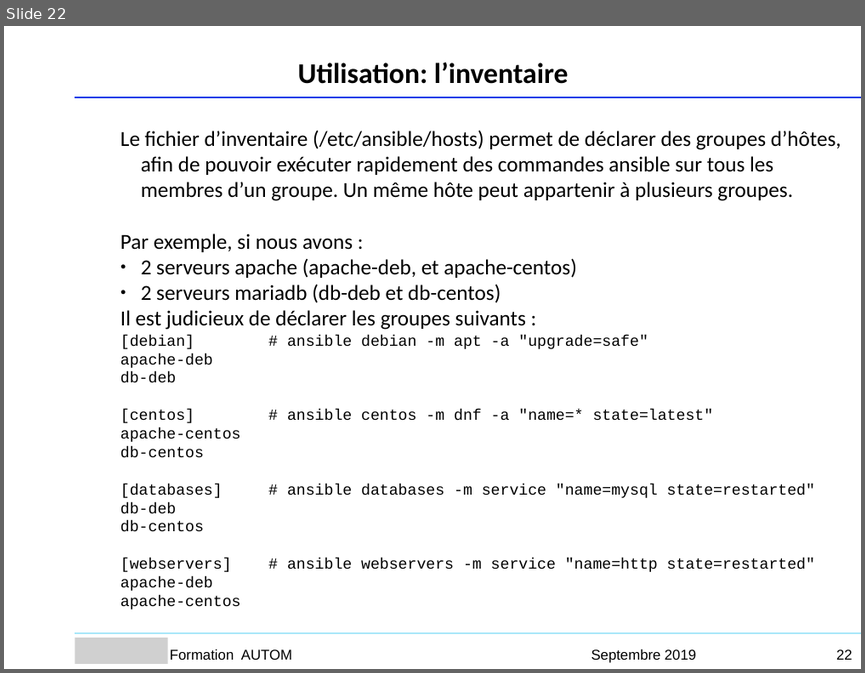
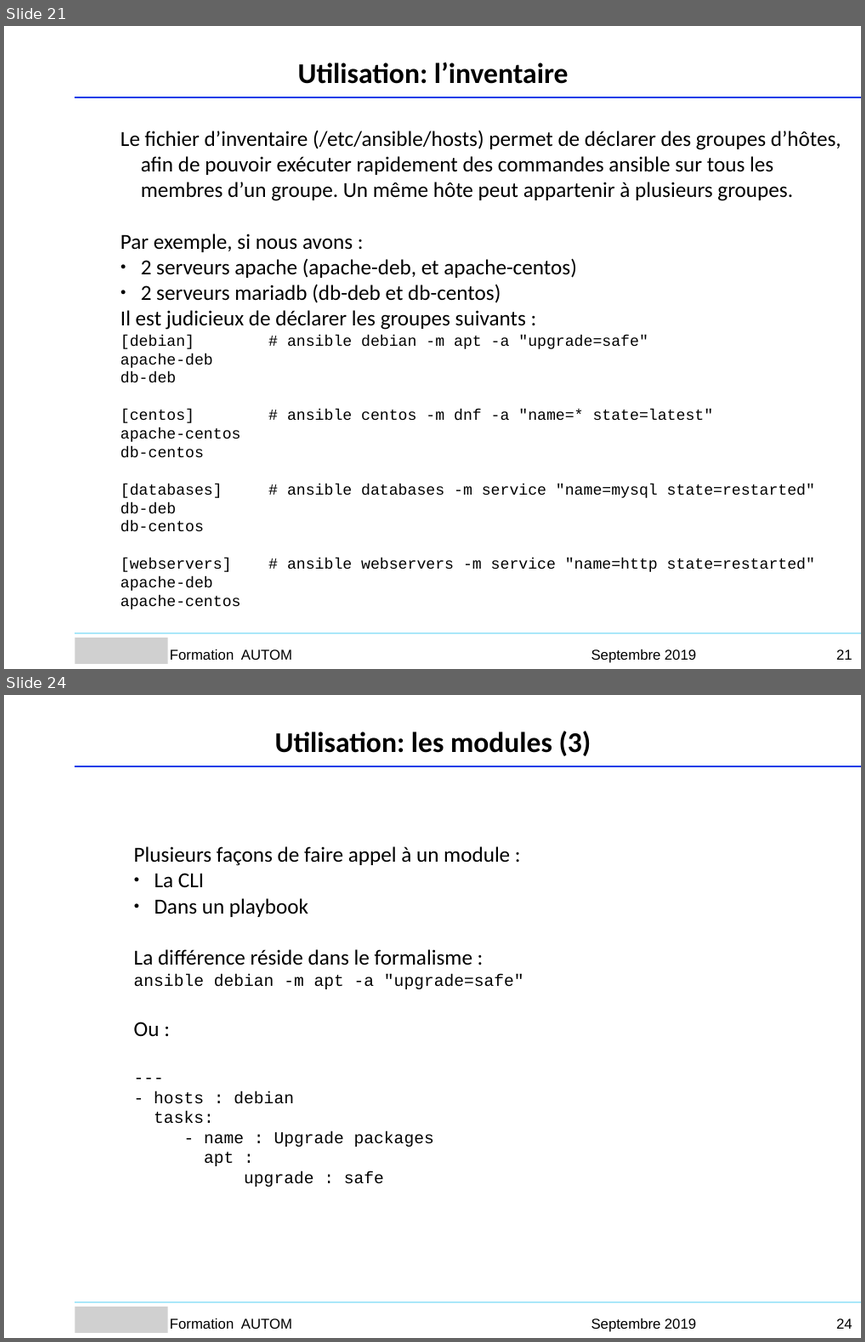
Before and after one commit to Sputnik93/cours_ansible, a slide deck: Ansible_support_cours_AGO.ppt. Shown one above the other, each under a label of ours: slide 22 before the commit, slides 21 and 24 after it; the slides between them are not shown. The pictures are 865x673 and 865x1342 pixels, drawn with LibreOffice and Linux fonts; fonts in the diff are those of the drawing; grey boxes stand for pictures; background and template pictures are left out. Boxes give left, top, right and bottom in pixels: in the first picture for what was removed or moved away, otherwise in the second. Text is boxed around its words. In the diff, an @@ line names an element or a change of style, - is before the commit and + after.

```diff
--- a/Ansible_support_cours_AGO.ppt
+++ b/Ansible_support_cours_AGO.ppt
@@ slide 24 added at (x1=4, y1=695, x2=861, y2=1338), background #FFFFFF @@
@@ text added at (x1=275, y1=731, x2=591, y2=756), 24 pt, text #000000, bold @@
+Utilisation: les modules (3)
@@ freeform shape added at (x1=75, y1=766, x2=861, y2=766), outline #053CE8 0.99 pt @@
@@ text added at (x1=134, y1=846, x2=524, y2=1186), 18 pt, text #000000 @@
+Plusieurs façons de faire appel à un module :
+● La CLI
+● Dans un playbook
+La différence réside dans le formalisme :
+ansible debian -m apt -a "upgrade=safe"
+Ou :
+---
+- hosts : debian
+tasks:
+- name : Upgrade packages
+apt :
+upgrade : safe
@@ freeform shape added at (x1=75, y1=1302, x2=861, y2=1302), outline #AAE7F9 0.99 pt @@
@@ picture added at (x1=75, y1=1307, x2=169, y2=1333) @@
@@ text added at (x1=170, y1=1318, x2=292, y2=1328), 12 pt, text #000000 @@
+Formation AUTOM
@@ text added at (x1=591, y1=1318, x2=696, y2=1332), 12 pt, text #000000 @@
+Septembre 2019
@@ page number added at (x1=836, y1=1318, x2=852, y2=1328), 12 pt, text #000000 @@
+24
@@ what was slide 22 is now slide 21 @@
@@ page number at (x1=836, y1=649, x2=852, y2=659): text changed @@
-22
+21
```
Also in this commit, not shown: 7 other slides added, 5 slides removed, 1 other file.
